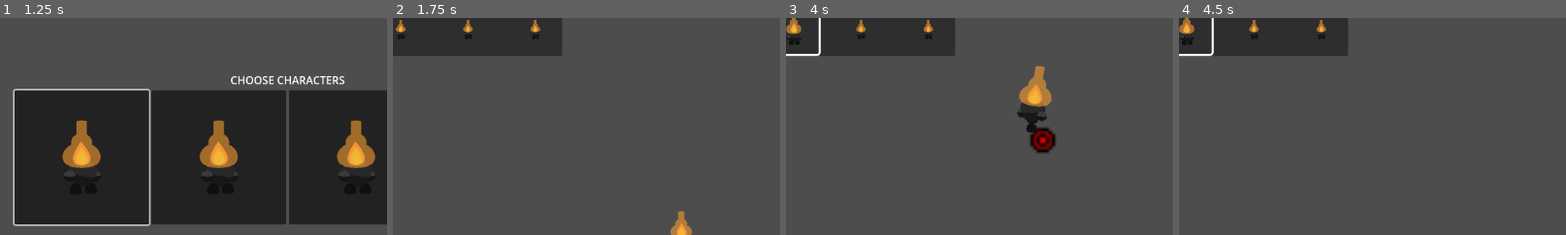
Above: before the commit, frames 1-4 (left to right).
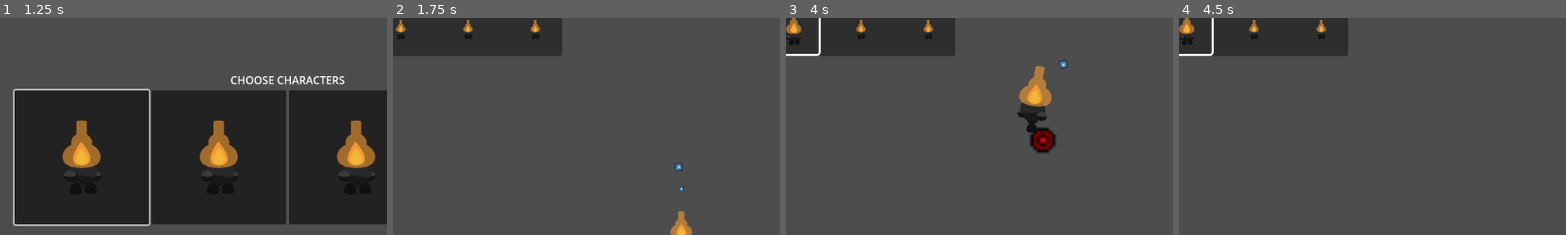
Above: after the commit, the same moments.

Repository: StarikTenger/PlatformerGame2025
Game: Godot game, scene res://scenes/UI/LevelManager.tscn
The game is run twice, just before and just after one commit, with the same random seed, the same clock (stepped at 60 frames per second) and the same inputs. The engine's default icon, where the game draws it, is replaced by a stand-in: a white triangle on a blue panel in a dark square.
Inputs:
- Up to frame 1 (1.25 s): click "1" at 0.5 s
- Up to frame 2 (1.75 s): click "Start" at 1.25 s
- Up to frame 3 (4 s): hold D (move_right) 2.03-3.53 s; tap Ctrl (ctrl) at 2.1 s; tap Space (jump) at 2.27, 3.02 s; tap P (dash) at 2.85 s; tap Enter at 3.5 s; hold A (move_left) from 3.53 s (still down); hold Z (level_overview) from 3.53 s (still down)
- Up to frame 4 (4.5 s): release A (move_left) at 4.28 s; release Z (level_overview) at 4.28 s; hold D (move_right) from 4.28 s (still down); tap Tab (switch_char) at 4.35 s
The pictures show only the part of the screen within x 13-63%, y 7-57%; the shares and areas given below are measured in that part.

Frame 1 is identical in both runs. In frame 2, less than 0.1% of the frame differs, in the area x 72-76%, y 66-97%; in frame 3, less than 0.1%; in frame 4, nothing differs.

Commit message:
Player particles implemented

Diff:
--- a/scenes/Players/Player.tscn
+++ b/scenes/Players/Player.tscn
@@ -1,6 +1,26 @@
-[gd_scene load_steps=4 format=3 uid="uid://dtcv1pbau0idl"]
+[gd_scene load_steps=6 format=3 uid="uid://dtcv1pbau0idl"]
 
 [ext_resource type="Script" uid="uid://cbnd3u0xrkejf" path="res://scripts/Players/player.gd" id="1_v6fml"]
+[ext_resource type="Texture2D" uid="uid://bhhr1banlkhy8" path="res://icon.svg" id="2_d0tyu"]
+
+[sub_resource type="ParticleProcessMaterial" id="ParticleProcessMaterial_f0mf6"]
+particle_flag_disable_z = true
+emission_shape_offset = Vector3(1, 1, 1)
+emission_shape = 3
+emission_box_extents = Vector3(20, 20, 20)
+angle_min = -180.0
+angle_max = 180.0
+direction = Vector3(0, 0, 0)
+spread = 180.0
+initial_velocity_min = -5.0
+initial_velocity_max = 5.0
+gravity = Vector3(0, 98, 0)
+scale_min = 0.1
+scale_max = 0.2
+turbulence_enabled = true
+turbulence_noise_speed_random = 0.5
+turbulence_initial_displacement_min = -50.0
+turbulence_initial_displacement_max = 50.0
 
 [sub_resource type="CapsuleShape2D" id="CapsuleShape2D_v6fml"]
 
@@ -12,6 +32,13 @@
 collision_mask = 3
 script = ExtResource("1_v6fml")
 
+[node name="GPUParticles2D" type="GPUParticles2D" parent="."]
+scale = Vector2(-0.278334, 0.481974)
+amount = 10
+texture = ExtResource("2_d0tyu")
+lifetime = 2.0
+process_material = SubResource("ParticleProcessMaterial_f0mf6")
+
 [node name="Sprite2D" type="AnimatedSprite2D" parent="."]
 scale = Vector2(0.146, 0.137)
 
Not shown, added: resources/.bmp
